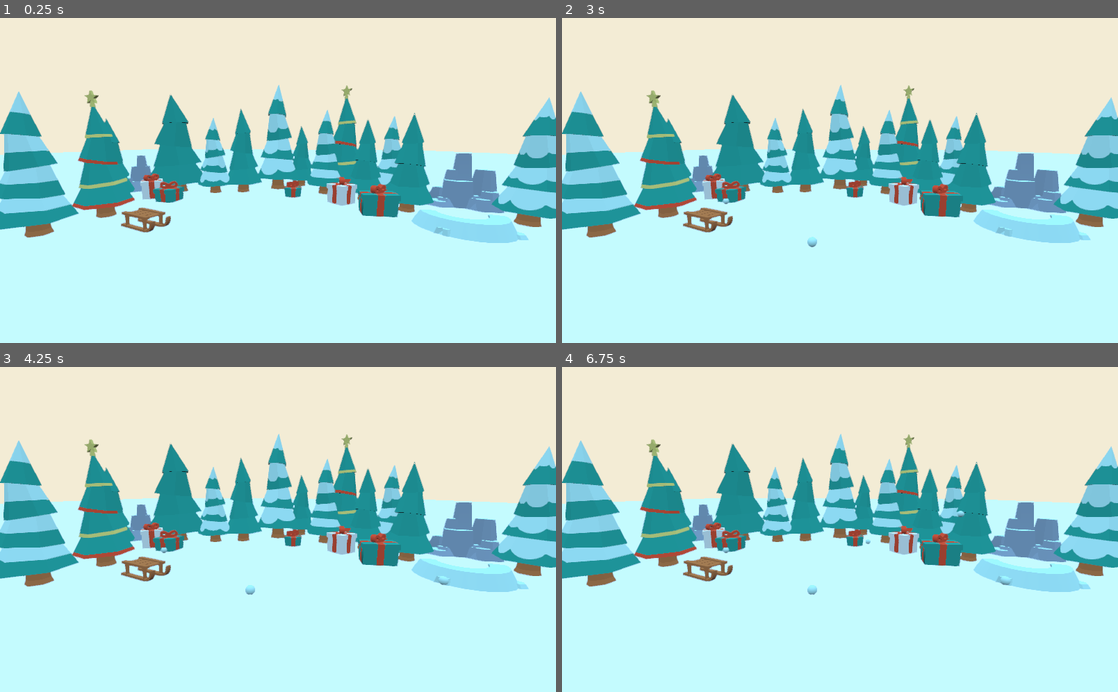
Above: before the commit, frames 1-4 (two rows, left to right).
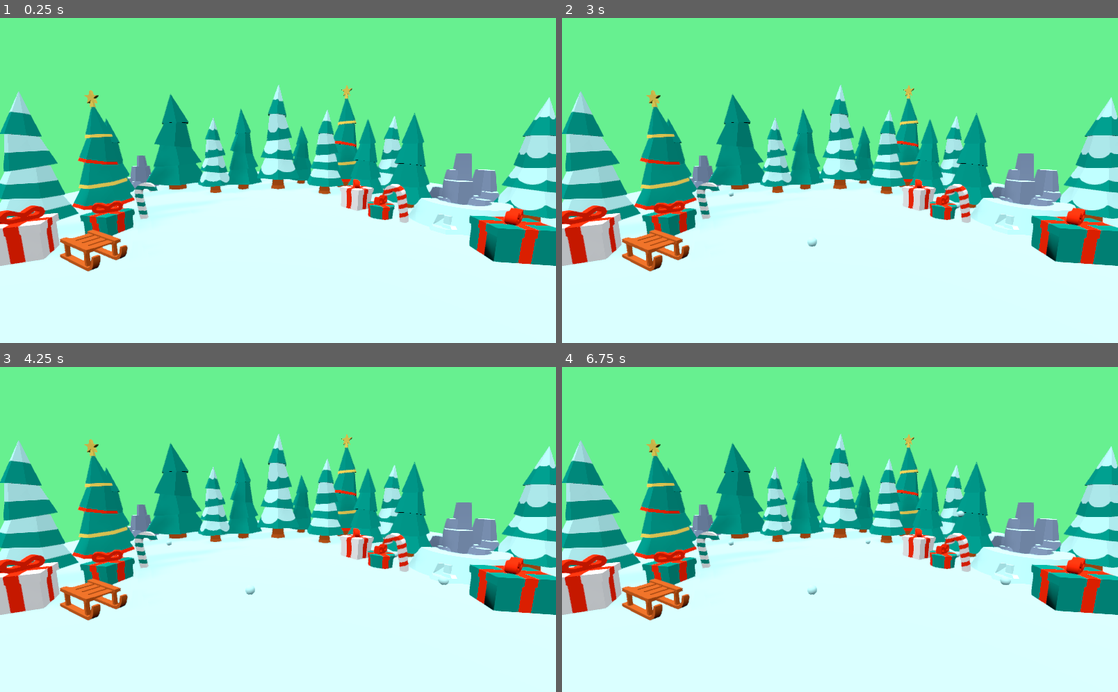
Above: after the commit, the same moments.

Repository: romualdk/game-godot-snowman
Game: Godot game, scene res://scenes/Main.tscn
Two runs of this game, one before a commit and one after it. Both use one fixed random seed, a clock stepped at 60 frames per second and the inputs below.
Inputs (mouse positions are in pixels of both pictures, inside the frame that each line leads up to):
- Up to frame 1 (0.25 s): no input
- Up to frame 2 (3 s): tap Enter at 0.5, 2 s; move the mouse to (962, 164) at 0.52 s; click (962, 164) at 0.6 s; tap Space at 1.25, 2.75 s; move the mouse to (728, 196) at 1.27 s; click (728, 196) at 1.35 s; move the mouse to (895, 109) at 2.02 s; click (895, 109) at 2.1 s; move the mouse to (812, 245) at 2.77 s; click (812, 245) at 2.85 s
- Up to frame 3 (4.25 s): tap Enter at 3.5 s; move the mouse to (444, 578) at 3.52 s; click (444, 578) at 3.6 s
- Up to frame 4 (6.75 s): tap Space at 4.25 s; move the mouse to (673, 480) at 4.27 s; click (673, 480) at 4.35 s; move the mouse to (867, 529) at 5.02 s; click (867, 529) at 5.1 s; move the mouse to (756, 448) at 5.77 s; click (756, 448) at 5.85 s; move the mouse to (962, 513) at 6.52 s; click (962, 513) at 6.6 s

The runs differ from the first frame. In frame 1, 65% of the frame differs, in the area x 0-100%, y 0-81%; in frame 2, 65%; in frame 3, 65%; in frame 4, 65%.

Commit message:
candy canes, environment and fullscreen mode

Diff:
--- a/default_env.tres
+++ b/default_env.tres
@@ -1,16 +1,19 @@
 [gd_resource type="Environment" load_steps=2 format=2]
 
 [sub_resource type="ProceduralSky" id=1]
+sky_top_color = Color( 1, 1, 1, 1 )
+sky_horizon_color = Color( 0.839216, 0.929412, 1, 1 )
 
 [resource]
 background_mode = 3
 background_sky = SubResource( 1 )
-background_color = Color( 0.956863, 0.929412, 0.839216, 1 )
-ambient_light_color = Color( 0.576471, 0.756863, 0.968627, 1 )
-ambient_light_energy = 1.5
+background_color = Color( 0.447059, 0.796078, 0.552941, 1 )
+background_energy = 0.8
+ambient_light_color = Color( 1, 1, 1, 1 )
 dof_blur_far_distance = 4.0
 glow_intensity = 4.07
 glow_strength = 0.94
 glow_bloom = 0.1
-adjustment_brightness = 1.08
-adjustment_contrast = 0.92
+adjustment_enabled = true
+adjustment_contrast = 1.4
+adjustment_saturation = 1.1
--- a/project.godot
+++ b/project.godot
@@ -17,6 +17,10 @@
 [autoload]
 
 BackgroundMusic="*res://scenes/BackgroundMusic.tscn"
+
+[display]
+
+window/size/fullscreen=true
 
 [input]
 
--- a/scenes/BackgroundMusic.tscn
+++ b/scenes/BackgroundMusic.tscn
@@ -4,4 +4,3 @@
 
 [node name="AudioStreamPlayer" type="AudioStreamPlayer"]
 stream = ExtResource( 1 )
-autoplay = true
--- a/scenes/Main.tscn
+++ b/scenes/Main.tscn
@@ -15,17 +15,22 @@
 [ext_resource path="res://models/present.obj" type="ArrayMesh" id=13]
 [ext_resource path="res://models/presentGreenRound.obj" type="ArrayMesh" id=14]
 [ext_resource path="res://default_env.tres" type="Environment" id=15]
+[ext_resource path="res://models/candyCane.obj" type="ArrayMesh" id=16]
+[ext_resource path="res://models/candyCaneMint.obj" type="ArrayMesh" id=17]
+[ext_resource path="res://materials/snow.tres" type="Material" id=18]
 
 [sub_resource type="BoxShape" id=1]
 extents = Vector3( 30, 1, 30 )
 
-[sub_resource type="CubeMesh" id=2]
-size = Vector3( 60, 2, 60 )
-
-[sub_resource type="BoxShape" id=11]
+[sub_resource type="CylinderMesh" id=2]
+top_radius = 4.5
+bottom_radius = 4.7
+height = 0.2
+
+[sub_resource type="BoxShape" id=3]
 extents = Vector3( 0.443047, 1, 1.98357 )
 
-[sub_resource type="CylinderShape" id=12]
+[sub_resource type="CylinderShape" id=4]
 radius = 0.7
 height = 1.0
 
@@ -47,6 +52,12 @@
 
 [sub_resource type="BoxShape" id=10]
 extents = Vector3( 0.23, 0.32, 0.19 )
+
+[sub_resource type="BoxShape" id=11]
+extents = Vector3( 0.025, 0.25, 0.025 )
+
+[sub_resource type="BoxShape" id=12]
+extents = Vector3( 0.075, 0.035, 0.025 )
 
 [node name="Main" type="Spatial"]
 script = ExtResource( 1 )
@@ -60,27 +71,29 @@
 shape = SubResource( 1 )
 
 [node name="MeshInstance" type="MeshInstance" parent="Ground"]
-transform = Transform( 0.999998, 0.00190241, 0, -0.00190241, 0.999998, 0, 0, 0, 1, 0.00983572, -0.0662007, -20.2762 )
-layers = 3
+transform = Transform( 1, 0, 0, 0, 1, 0, 0, 0, 1, 0, 0.9, 0 )
 mesh = SubResource( 2 )
-material/0 = null
+material/0 = ExtResource( 18 )
 
 [node name="Camera" type="Camera" parent="."]
 transform = Transform( 1, 0, 0, 0, 0.988417, 0.151761, 0, -0.151761, 0.988417, 0, 1.02696, 4.63682 )
 environment = ExtResource( 15 )
 
-[node name="Props" type="Node" parent="."]
-
-[node name="Trees" type="Node" parent="Props"]
-
-[node name="treePineSnow3" type="MeshInstance" parent="Props/Trees"]
+[node name="Sun" type="DirectionalLight" parent="."]
+transform = Transform( 0.509704, 0.568713, -0.645575, -0.0373141, 0.76427, 0.643816, 0.85954, -0.304067, 0.410773, -5.5056, 7.95885, 2.04181 )
+light_energy = 0.2
+shadow_enabled = true
+
+[node name="Trees" type="Node" parent="."]
+
+[node name="treePineSnow3" type="MeshInstance" parent="Trees"]
 transform = Transform( 1, 0, 0, 0, 1, 0, 0, 0, 1, -2.79087, 0, 2.0416 )
 mesh = ExtResource( 3 )
 material/0 = null
 material/1 = null
 material/2 = null
 
-[node name="treeDecorated2" type="MeshInstance" parent="Props/Trees"]
+[node name="treeDecorated2" type="MeshInstance" parent="Trees"]
 transform = Transform( 1.22851, 0.00233713, -0.671391, -0.00266337, 1.4, -8.57222e-11, 0.67139, 0.00127726, 1.22851, 1.6163, -0.0645622, -1.01792 )
 mesh = ExtResource( 4 )
 material/0 = null
@@ -89,78 +102,78 @@
 material/3 = null
 material/4 = null
 
-[node name="treePineSnowRound" type="MeshInstance" parent="Props/Trees"]
+[node name="treePineSnowRound" type="MeshInstance" parent="Trees"]
 transform = Transform( 0.909497, 0, -0.415709, 0, 1, 0, 0.415709, 0, 0.909497, -1.36683, 0, -0.361566 )
 mesh = ExtResource( 2 )
 material/0 = null
 material/1 = null
 material/2 = null
 
-[node name="treePineSnowRound3" type="MeshInstance" parent="Props/Trees"]
+[node name="treePineSnowRound3" type="MeshInstance" parent="Trees"]
 transform = Transform( 0.909497, 0, -0.415709, 0, 1, 0, 0.415709, 0, 0.909497, 2.24874, 0, 0 )
 mesh = ExtResource( 2 )
 material/0 = null
 material/1 = null
 material/2 = null
 
-[node name="treePineSnowRound4" type="MeshInstance" parent="Props/Trees"]
+[node name="treePineSnowRound4" type="MeshInstance" parent="Trees"]
 transform = Transform( 0.909497, 0, -0.415709, 0, 1, 0, 0.415709, 0, 0.909497, 3.26301, 0, 1.7159 )
 mesh = ExtResource( 2 )
 material/0 = null
 material/1 = null
 material/2 = null
 
-[node name="treePineSnowRound2" type="MeshInstance" parent="Props/Trees"]
+[node name="treePineSnowRound2" type="MeshInstance" parent="Trees"]
 transform = Transform( 1.5, 0, 0, 0, 1.5, 0, 0, 0, 1.5, 0, 0, -0.885986 )
 mesh = ExtResource( 2 )
 material/0 = null
 material/1 = null
 material/2 = null
 
-[node name="treePineSnow" type="MeshInstance" parent="Props/Trees"]
+[node name="treePineSnow" type="MeshInstance" parent="Trees"]
 transform = Transform( 1.1, 0, 0, 0, 1.1, 0, 0, 0, 1.1, 1, 0, -0.274118 )
 mesh = ExtResource( 3 )
 material/0 = null
 material/1 = null
 material/2 = null
 
-[node name="treePine" type="MeshInstance" parent="Props/Trees"]
+[node name="treePine" type="MeshInstance" parent="Trees"]
 transform = Transform( 0.999998, 0.00190241, 0, -0.00190241, 0.999998, 0, 0, 0, 1, 2.16318, -0.0696766, 0.842652 )
 mesh = ExtResource( 5 )
 material/0 = null
 material/1 = null
 
-[node name="treePine6" type="MeshInstance" parent="Props/Trees"]
+[node name="treePine6" type="MeshInstance" parent="Trees"]
 transform = Transform( 0.999998, 0.00190241, 0, -0.00190241, 0.999998, 0, 0, 0, 1, 1.73807, -0.0696766, 0.0366964 )
 mesh = ExtResource( 5 )
 material/0 = null
 material/1 = null
 
-[node name="treePine2" type="MeshInstance" parent="Props/Trees"]
+[node name="treePine2" type="MeshInstance" parent="Trees"]
 transform = Transform( 1.0066, 0.00191496, -0.653268, -0.00228289, 1.2, 6.98491e-11, 0.653267, 0.00124278, 1.0066, -0.824608, -0.0696766, -0.804707 )
 mesh = ExtResource( 5 )
 material/0 = null
 material/1 = null
 
-[node name="treePine5" type="MeshInstance" parent="Props/Trees"]
+[node name="treePine5" type="MeshInstance" parent="Trees"]
 transform = Transform( 1.67766, 0.00223412, -1.08878, -0.00380482, 1.4, -2.41785e-10, 1.08878, 0.00144991, 1.67766, -2.39282, -0.0696766, -0.832152 )
 mesh = ExtResource( 5 )
 material/0 = null
 material/1 = null
 
-[node name="treePine3" type="MeshInstance" parent="Props/Trees"]
+[node name="treePine3" type="MeshInstance" parent="Trees"]
 transform = Transform( 0.83883, 0.0015958, -0.54439, -0.00190241, 0.999998, 0, 0.544389, 0.00103565, 0.838832, 0.625348, -0.0696766, -1.58917 )
 mesh = ExtResource( 5 )
 material/0 = null
 material/1 = null
 
-[node name="treePine4" type="MeshInstance" parent="Props/Trees"]
+[node name="treePine4" type="MeshInstance" parent="Trees"]
 transform = Transform( 0.83883, 0.0015958, -0.54439, -0.00190241, 0.999998, 0, 0.544389, 0.00103565, 0.838832, -3.21579, -0.0696766, 0.144389 )
 mesh = ExtResource( 5 )
 material/0 = null
 material/1 = null
 
-[node name="treeDecorated" type="MeshInstance" parent="Props/Trees"]
+[node name="treeDecorated" type="MeshInstance" parent="Trees"]
 transform = Transform( 1, 0, 0, 0, 1, 0, 0, 0, 1, -2.5231, 0, 1.33284 )
 mesh = ExtResource( 4 )
 material/0 = null
@@ -169,133 +182,166 @@
 material/3 = null
 material/4 = null
 
-[node name="Trees" type="StaticBody" parent="Props/Trees"]
+[node name="Trees" type="StaticBody" parent="Trees"]
 transform = Transform( 1, 0, 0, 0, 1, 0, 0, 0, 1, -2.5231, 0, 1.33284 )
 
-[node name="CollisionShape" type="CollisionShape" parent="Props/Trees/Trees"]
+[node name="CollisionShape" type="CollisionShape" parent="Trees/Trees"]
 transform = Transform( 0.967784, 0, -0.251782, 0, 1, 0, 0.251782, 0, 0.967784, -0.255048, 0, -0.978065 )
-shape = SubResource( 11 )
-
-[node name="CollisionShape5" type="CollisionShape" parent="Props/Trees/Trees"]
+shape = SubResource( 3 )
+
+[node name="CollisionShape5" type="CollisionShape" parent="Trees/Trees"]
 transform = Transform( 0.999436, 0, 0.0335913, 0, 1, 0, -0.0335913, 0, 0.999436, -0.38711, 0, 1.70562 )
-shape = SubResource( 11 )
-
-[node name="CollisionShape6" type="CollisionShape" parent="Props/Trees/Trees"]
+shape = SubResource( 3 )
+
+[node name="CollisionShape6" type="CollisionShape" parent="Trees/Trees"]
 transform = Transform( 0.997889, 0, -0.0649503, 0, 1, 0, 0.0649503, 0, 0.997889, 5.97985, 0, 2.03405 )
-shape = SubResource( 11 )
-
-[node name="CollisionShape2" type="CollisionShape" parent="Props/Trees/Trees"]
+shape = SubResource( 3 )
+
+[node name="CollisionShape2" type="CollisionShape" parent="Trees/Trees"]
 transform = Transform( 0.0155931, 0, -1.27806, 0, 1, 0, 0.999926, 0, 0.0121996, 2.30147, 0, -1.91682 )
-shape = SubResource( 11 )
-
-[node name="CollisionShape3" type="CollisionShape" parent="Props/Trees/Trees"]
+shape = SubResource( 3 )
+
+[node name="CollisionShape3" type="CollisionShape" parent="Trees/Trees"]
 transform = Transform( -0.809051, 0, -0.745, 0, 1, 0, 0.587819, 0, -1.03854, 4.94129, 0, -0.55848 )
-shape = SubResource( 11 )
-
-[node name="CollisionShape4" type="CollisionShape" parent="Props/Trees/Trees"]
+shape = SubResource( 3 )
+
+[node name="CollisionShape4" type="CollisionShape" parent="Trees/Trees"]
 transform = Transform( 1, 0, 0, 0, 1, 0, 0, 0, 1, 4.98481, 0, 0.268975 )
-shape = SubResource( 12 )
-
-[node name="Rocks" type="Node" parent="Props"]
-
-[node name="snowFort" type="MeshInstance" parent="Props/Rocks"]
-transform = Transform( 0.945375, 0.00179849, -0.325981, -0.00190241, 0.999998, 0, 0.32598, 0.000620149, 0.945376, 2.4164, -0.175881, 1.88719 )
+shape = SubResource( 4 )
+
+[node name="Rocks" type="Node" parent="."]
+
+[node name="snowFort" type="MeshInstance" parent="Rocks"]
+transform = Transform( 0.945375, 0.00179849, -0.325981, -0.00190241, 0.999998, 0, 0.32598, 0.000620149, 0.945376, 2.4164, -0.00664005, 1.88719 )
 mesh = ExtResource( 6 )
 material/0 = null
 material/1 = null
 
-[node name="rockFormationLarge" type="MeshInstance" parent="Props/Rocks"]
+[node name="rockFormationLarge" type="MeshInstance" parent="Rocks"]
 transform = Transform( 0.846035, 0, -0.533127, 0, 1, 0, 0.533127, 0, 0.846035, 3.18235, -0.0591495, 0.51178 )
 mesh = ExtResource( 8 )
 material/0 = null
 material/1 = null
 
-[node name="rockFormationMedium" type="MeshInstance" parent="Props/Rocks"]
+[node name="rockFormationMedium" type="MeshInstance" parent="Rocks"]
 transform = Transform( 0.846035, 0, -0.533127, 0, 1, 0, 0.533127, 0, 0.846035, -3.436, -0.0632774, -1.06191 )
 mesh = ExtResource( 7 )
 material/0 = null
 material/1 = null
 
-[node name="rockFormationSmall" type="MeshInstance" parent="Props/Rocks"]
+[node name="rockFormationSmall" type="MeshInstance" parent="Rocks"]
 transform = Transform( 0.846035, 0, -0.533127, 0, 1, 0, 0.533127, 0, 0.846035, 3.54409, -0.0699942, 0.698983 )
 mesh = ExtResource( 9 )
 material/0 = null
 material/1 = null
 
-[node name="Items" type="Node" parent="Props"]
-
-[node name="Sled" type="StaticBody" parent="Props/Items"]
-transform = Transform( 0.881575, 0, -0.472043, 0, 1, 0, 0.472043, 0, 0.881575, -1.66807, 0, 1.82089 )
-
-[node name="sled" type="MeshInstance" parent="Props/Items/Sled"]
-transform = Transform( 1, 0, 0, 0, 1, 0, 0, 0, 1, 0, 0, 0 )
+[node name="Items" type="Node" parent="."]
+
+[node name="Sled" type="StaticBody" parent="Items"]
+transform = Transform( 0.881575, 0, -0.472043, 0, 1, 0, 0.472043, 0, 0.881575, -1.66807, 0, 2.66326 )
+
+[node name="sled" type="MeshInstance" parent="Items/Sled"]
 mesh = ExtResource( 10 )
 material/0 = null
 
-[node name="CollisionShape" type="CollisionShape" parent="Props/Items/Sled"]
+[node name="CollisionShape" type="CollisionShape" parent="Items/Sled"]
 shape = SubResource( 5 )
 
-[node name="present1" type="StaticBody" parent="Props/Items"]
-transform = Transform( 0.908486, 0, 0.417915, 0, 1, 0, -0.417915, 0, 0.908486, -2.48205, 0, 0.115478 )
-
-[node name="presentWhite" type="MeshInstance" parent="Props/Items/present1"]
+[node name="present1" type="StaticBody" parent="Items"]
+transform = Transform( 0.908486, 0, 0.417915, 0, 1, 0, -0.417915, 0, 0.908486, -2.34602, 0, 2.58196 )
+
+[node name="presentWhite" type="MeshInstance" parent="Items/present1"]
 mesh = ExtResource( 13 )
 material/0 = null
 material/1 = null
 material/2 = null
 material/3 = null
 
-[node name="CollisionShape" type="CollisionShape" parent="Props/Items/present1"]
+[node name="CollisionShape" type="CollisionShape" parent="Items/present1"]
 shape = SubResource( 6 )
 
-[node name="present2" type="StaticBody" parent="Props/Items"]
-transform = Transform( 0.969471, 0, -0.245206, 0, 1, 0, 0.245206, 0, 0.969471, -2.02554, 0, 0.390378 )
-
-[node name="presentGreen2" type="MeshInstance" parent="Props/Items/present2"]
+[node name="present2" type="StaticBody" parent="Items"]
+transform = Transform( 0.969471, 0, -0.245206, 0, 1, 0, 0.245206, 0, 0.969471, -2.02554, 0, 1.9521 )
+
+[node name="presentGreen2" type="MeshInstance" parent="Items/present2"]
 mesh = ExtResource( 11 )
 material/0 = null
 material/1 = null
 material/2 = null
 material/3 = null
 
-[node name="CollisionShape" type="CollisionShape" parent="Props/Items/present2"]
+[node name="CollisionShape" type="CollisionShape" parent="Items/present2"]
 shape = SubResource( 7 )
 
-[node name="present3" type="StaticBody" parent="Props/Items"]
-transform = Transform( 1, 0, 0, 0, 1, 0, 0, 0, 1, 0.302714, 0, 0 )
-
-[node name="presentGreen3" type="MeshInstance" parent="Props/Items/present3"]
+[node name="present3" type="StaticBody" parent="Items"]
+transform = Transform( 1, 0, 0, 0, 1, 0, 0, 0, 1, 1.48288, 0, 1.37882 )
+
+[node name="presentGreen3" type="MeshInstance" parent="Items/present3"]
 mesh = ExtResource( 14 )
 material/0 = null
 material/1 = null
 material/2 = null
 material/3 = null
 
-[node name="CollisionShape" type="CollisionShape" parent="Props/Items/present3"]
+[node name="CollisionShape" type="CollisionShape" parent="Items/present3"]
 shape = SubResource( 8 )
 
-[node name="present4" type="StaticBody" parent="Props/Items"]
-transform = Transform( 0.840916, 0, 0.541165, 0, 1, 0, -0.541165, 0, 0.840916, 1.13337, 0, 0.563699 )
-
-[node name="presentWhite4" type="MeshInstance" parent="Props/Items/present4"]
+[node name="present4" type="StaticBody" parent="Items"]
+transform = Transform( 0.840916, 0, 0.541165, 0, 1, 0, -0.541165, 0, 0.840916, 1.29249, 0, 0.88132 )
+
+[node name="presentWhite4" type="MeshInstance" parent="Items/present4"]
 mesh = ExtResource( 13 )
 material/0 = null
 material/1 = null
 material/2 = null
 material/3 = null
 
-[node name="CollisionShape" type="CollisionShape" parent="Props/Items/present4"]
+[node name="CollisionShape" type="CollisionShape" parent="Items/present4"]
 shape = SubResource( 9 )
 
-[node name="present5" type="StaticBody" parent="Props/Items"]
-transform = Transform( 0.988486, 0, -0.151313, 0, 1, 0, 0.151313, 0, 0.988486, 1.50265, 0, 1.22439 )
-
-[node name="presenGreent5" type="MeshInstance" parent="Props/Items/present5"]
+[node name="present5" type="StaticBody" parent="Items"]
+transform = Transform( 0.988486, 0, -0.151313, 0, 1, 0, 0.151313, 0, 0.988486, 2.17683, 0, 2.57668 )
+
+[node name="presenGreent5" type="MeshInstance" parent="Items/present5"]
 mesh = ExtResource( 12 )
 material/0 = null
 material/1 = null
 material/2 = null
 material/3 = null
 
-[node name="CollisionShape" type="CollisionShape" parent="Props/Items/present5"]
+[node name="CollisionShape" type="CollisionShape" parent="Items/present5"]
 shape = SubResource( 10 )
+
+[node name="CandyCane1" type="StaticBody" parent="Items"]
+transform = Transform( 1.00372, -0.362343, -1.69153, 0.184905, 1.9669, -0.311613, 1.71999, 0, 1.02061, 1.64145, 0, 1.56533 )
+
+[node name="candyCane" type="MeshInstance" parent="Items/CandyCane1"]
+mesh = ExtResource( 16 )
+material/0 = null
+material/1 = null
+
+[node name="CollisionShape" type="CollisionShape" parent="Items/CandyCane1"]
+transform = Transform( 1, 0, 0, 0, 1, 0, 0, 0, 1, 0.0475673, 0, 0 )
+shape = SubResource( 11 )
+
+[node name="CollisionShape2" type="CollisionShape" parent="Items/CandyCane1"]
+transform = Transform( 1, 0, 0, 0, 1, 0, 0, 0, 1, 0, 0.217815, 0 )
+shape = SubResource( 12 )
+
+[node name="CandyCane3" type="StaticBody" parent="Items"]
+transform = Transform( -1.92837, -0.330785, -0.414681, -0.305506, 1.97073, -0.151336, 0.433642, -0.082572, -1.95068, -1.79371, 0, 1.44204 )
+
+[node name="CollisionShape" type="CollisionShape" parent="Items/CandyCane3"]
+transform = Transform( 1, 0, 0, 0, 1, 0, 0, 0, 1, 0.0475673, 0, 0 )
+shape = SubResource( 11 )
+
+[node name="CollisionShape2" type="CollisionShape" parent="Items/CandyCane3"]
+transform = Transform( 1, 0, 0, 0, 1, 0, 0, 0, 1, 0, 0.217815, 0 )
+shape = SubResource( 12 )
+
+[node name="candyCaneMint" type="MeshInstance" parent="Items/CandyCane3"]
+mesh = ExtResource( 17 )
+material/0 = null
+material/1 = null
+
+[node name="CandyCane2" type="StaticBody" parent="Items"]
Not shown, added: models/candyCane.mtl
Not shown, added: models/candyCane.obj
Not shown, added: models/candyCane.obj.import
Not shown, added: models/candyCaneMint.mtl
Not shown, added: models/candyCaneMint.obj
Not shown, added: models/candyCaneMint.obj.import
Not shown: 1 places in scenes/Main.tscn that only renumber resources
